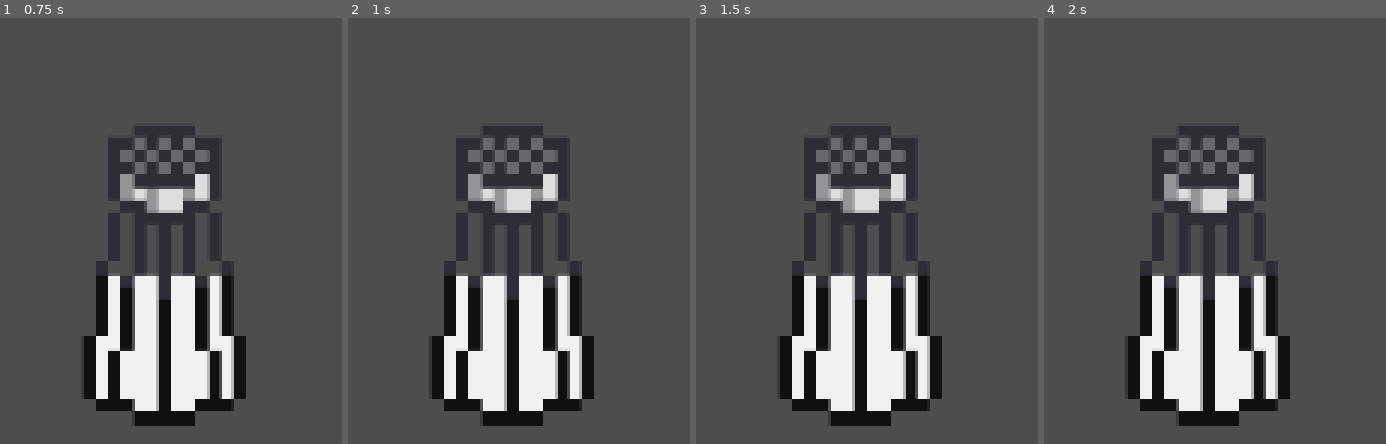
Above: before the commit, frames 1-4 (left to right).
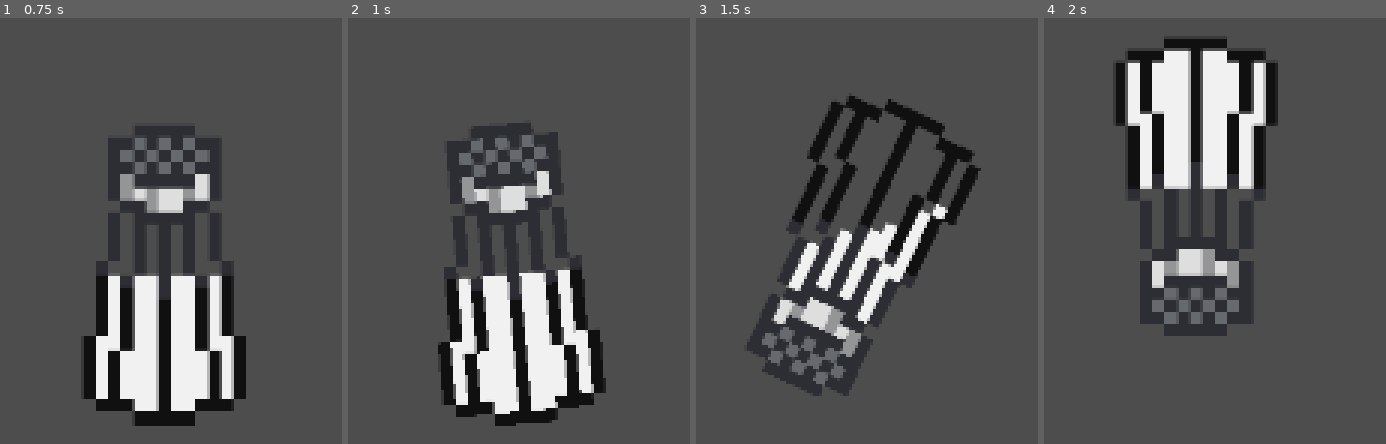
Above: after the commit, the same moments.

Repository: pranavdasan/GDC-Game-Jam-2026
Game: Godot game, scene res://scenes/enemies/salt_shaker.tscn
Same seed, same stepped clock (60 frames per second), same inputs: the game is played once before the commit and once after it. This scene is started directly instead of the project's main scene.
Inputs:
- Up to frame 1 (0.75 s): tap Enter at 0.5 s; hold D (move_right) from 0.53 s (still down); tap Z at 0.6 s
- Up to frame 2 (1 s): keep holding D (move_right)
- Up to frame 3 (1.5 s): release D (move_right) at 1.28 s; hold S (move_down) from 1.28 s (still down); tap X at 1.35 s
- Up to frame 4 (2 s): keep holding S (move_down)

Frame 1 is identical in both runs. In frame 2, 12% of the frame differs, in the area x 24-76%, y 25-96%; in frame 3, 29%; in frame 4, 33%, in the area x 21-72%, y 4-96%.
Error in both runs: Invalid access to property or key 'created_ability_button_ids' on a base object of type 'Nil'. (res://scripts/ability_handler.gd:74)

Commit message:
Adds a bit more of salt shaker animations

Diff:
--- a/scenes/enemies/salt_shaker.tscn
+++ b/scenes/enemies/salt_shaker.tscn
@@ -164,8 +164,11 @@
 
 [node name="AnimatedSprite2D" type="AnimatedSprite2D" parent="." unique_id=162310005]
 sprite_frames = SubResource("SpriteFrames_dy1wv")
-animation = &"flip"
+animation = &"shake"
 
 [node name="CollisionShape2D" type="CollisionShape2D" parent="." unique_id=2059004336]
 position = Vector2(0.5, 1)
 shape = SubResource("RectangleShape2D_tql7j")
+
+[connection signal="animation_finished" from="AnimatedSprite2D" to="." method="_on_animated_sprite_2d_animation_finished"]
+[connection signal="animation_looped" from="AnimatedSprite2D" to="." method="_on_animated_sprite_2d_animation_looped"]
--- a/scripts/enemies/salt_shaker.gd
+++ b/scripts/enemies/salt_shaker.gd
@@ -1,13 +1,54 @@
 extends CharacterBody2D
+
+const FPS : float = 15.0
 
 @onready var Sprite : AnimatedSprite2D = $AnimatedSprite2D
 
 var tween : Tween
 
+var animations : Array[String] = [
+	"default",
+	"flip",
+	"shake"
+]
+var animation_index : int = 1
+var shakes : int = 0
+
 func _ready() -> void:
-	await get_tree().create_timer(3).timeout
+
+	Sprite.play("default")
+
+	await get_tree().create_timer(1).timeout
 
 	Sprite.play("flip")
 
 	tween = create_tween()
-	tween.tween_property(self, "rotation", 180, (9/15))
+	tween.tween_property(self, "rotation", deg_to_rad(-180), 9.0/FPS).as_relative()
+
+func _on_animated_sprite_2d_animation_finished() -> void:
+	animation_index += 1
+
+	if animation_index == 2:
+		shake(Vector2.LEFT)
+
+func _on_animated_sprite_2d_animation_looped() -> void:
+	print("loop finished")
+
+func shake(attack_direction : Vector2) -> void:
+	Sprite.play("shake")
+
+	for i in range(5):
+		tween = create_tween()
+		tween.tween_property(self, "position", Vector2(0, -50), 6.0/FPS).as_relative()\
+		.set_trans(Tween.TRANS_QUART)\
+		.set_ease(Tween.EASE_IN_OUT)
+		await tween.finished
+
+		tween = create_tween()
+		tween.tween_property(self, "position", Vector2(0, 50), 6.0/FPS).as_relative()\
+		.set_trans(Tween.TRANS_QUART)\
+		.set_ease(Tween.EASE_IN_OUT)
+		await tween.finished
+		print("shake finished")
+
+	Sprite.stop()
